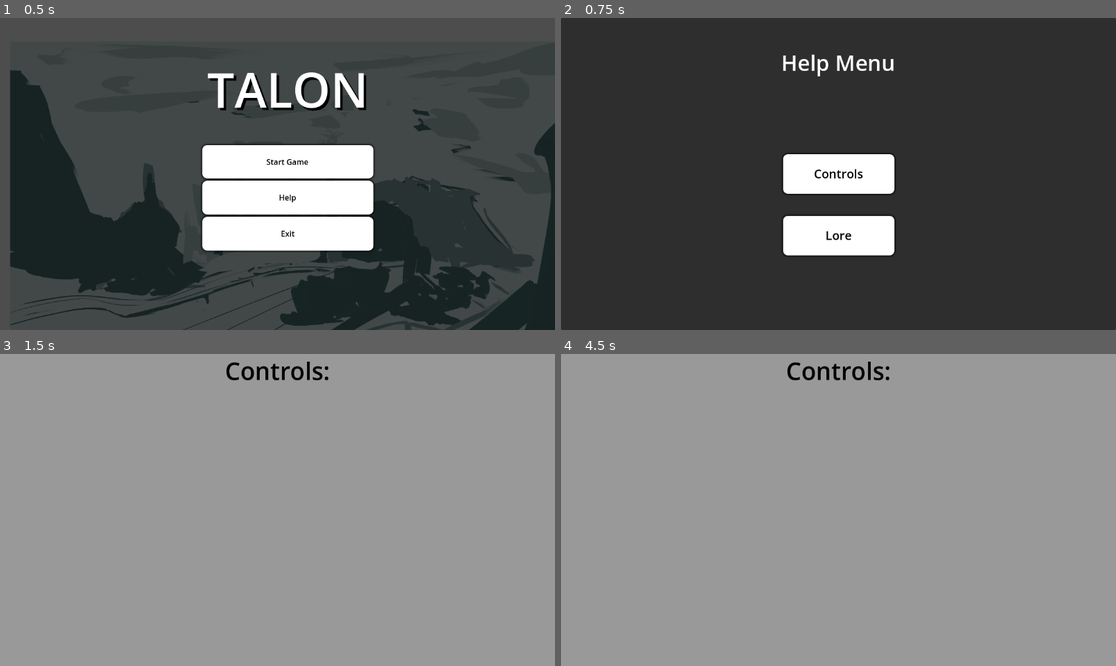
Above: before the commit, frames 1-4 (two rows, left to right).
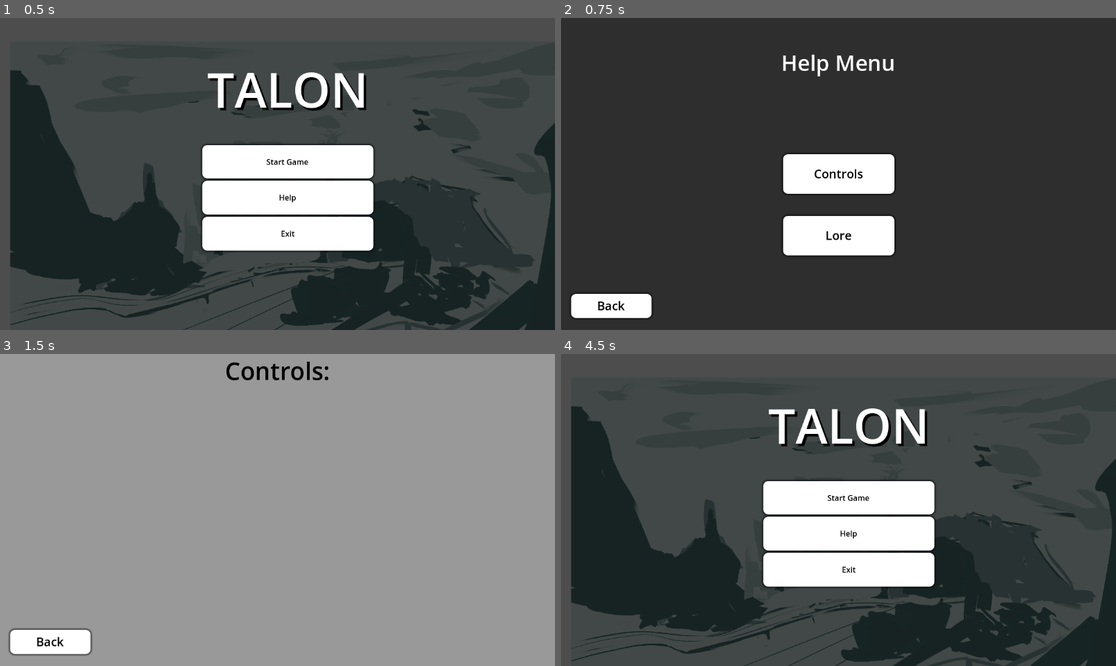
Above: after the commit, the same moments.

Repository: prankorigami/two-layer-tactics
Game: Godot game, scene res://src/scenes/UI/main menu/main_menu.tscn
The game is run twice, just before and just after one commit, with the same random seed, the same clock (stepped at 60 frames per second) and the same inputs.
Inputs (mouse positions are in pixels of both pictures, inside the frame that each line leads up to):
- Up to frame 1 (0.5 s): no input
- Up to frame 2 (0.75 s): click "Help" at 0.5 s
- Up to frame 3 (1.5 s): click "Controls" at 1.25 s
- Up to frame 4 (4.5 s): click (610, 641) at 2 s, where only the run after the commit has a clickable "Back"; click (838, 572) at 2.75 s, where only the run after the commit has a clickable "Lore"; click (610, 637) at 3.5 s, where only the run after the commit has a clickable "Back"; click (610, 641) at 4.25 s, where only the run after the commit has a clickable "Back"

Frame 1 is identical in both runs. In frame 2, 1.1% of the frame differs, in the area x 1-17%, y 88-97%; in frame 3, 1.3%; in frame 4, 100%, in the area x 0-100%, y 0-100%.

Commit message:
back buttons implemented

Diff:
--- /dev/null
+++ b/src/scenes/UI/Help Menu/controls.gd
@@ -0,0 +1,15 @@
+extends Control
+
+
+# Called when the node enters the scene tree for the first time.
+func _ready() -> void:
+	pass # Replace with function body.
+
+
+# Called every frame. 'delta' is the elapsed time since the previous frame.
+func _process(delta: float) -> void:
+	pass
+
+
+func _on_back_pressed() -> void:
+	get_tree().change_scene_to_file("res://src/scenes/UI/Help Menu/help_menu.tscn")
--- a/src/scenes/UI/Help Menu/controls.tscn
+++ b/src/scenes/UI/Help Menu/controls.tscn
@@ -1,6 +1,31 @@
-[gd_scene load_steps=2 format=3 uid="uid://015jrupk8o3p"]
+[gd_scene load_steps=6 format=3 uid="uid://015jrupk8o3p"]
+
+[ext_resource type="Script" path="res://src/scenes/UI/Help Menu/controls.gd" id="1_bh6yl"]
 
 [sub_resource type="StyleBoxFlat" id="StyleBoxFlat_2m0ih"]
+
+[sub_resource type="StyleBoxFlat" id="StyleBoxFlat_ejdlf"]
+corner_radius_top_left = 10
+corner_radius_top_right = 10
+corner_radius_bottom_right = 10
+corner_radius_bottom_left = 10
+shadow_size = 5
+
+[sub_resource type="StyleBoxFlat" id="StyleBoxFlat_5e25t"]
+bg_color = Color(0.443137, 0.443137, 0.443137, 1)
+corner_radius_top_left = 10
+corner_radius_top_right = 10
+corner_radius_bottom_right = 10
+corner_radius_bottom_left = 10
+shadow_size = 5
+
+[sub_resource type="StyleBoxFlat" id="StyleBoxFlat_ldq7n"]
+bg_color = Color(1, 1, 1, 1)
+corner_radius_top_left = 10
+corner_radius_top_right = 10
+corner_radius_bottom_right = 10
+corner_radius_bottom_left = 10
+shadow_size = 5
 
 [node name="Controls" type="Control"]
 layout_mode = 3
@@ -9,6 +34,7 @@
 anchor_bottom = 1.0
 grow_horizontal = 2
 grow_vertical = 2
+script = ExtResource("1_bh6yl")
 
 [node name="Label" type="Label" parent="."]
 layout_mode = 1
@@ -22,3 +48,28 @@
 theme_override_styles/normal = SubResource("StyleBoxFlat_2m0ih")
 text = "Controls:"
 horizontal_alignment = 1
+
+[node name="Button3" type="Button" parent="."]
+layout_mode = 1
+anchors_preset = 8
+anchor_left = 0.5
+anchor_top = 0.5
+anchor_right = 0.5
+anchor_bottom = 0.5
+offset_left = -555.0
+offset_top = 249.0
+offset_right = -388.0
+offset_bottom = 299.0
+grow_horizontal = 2
+grow_vertical = 2
+theme_override_colors/font_hover_color = Color(0, 0, 0, 1)
+theme_override_colors/font_pressed_color = Color(0, 0, 0, 1)
+theme_override_colors/font_focus_color = Color(0, 0, 0, 1)
+theme_override_colors/font_color = Color(0, 0, 0, 1)
+theme_override_font_sizes/font_size = 25
+theme_override_styles/hover = SubResource("StyleBoxFlat_ejdlf")
+theme_override_styles/pressed = SubResource("StyleBoxFlat_5e25t")
+theme_override_styles/normal = SubResource("StyleBoxFlat_ldq7n")
+text = "Back"
+
+[connection signal="pressed" from="Button3" to="." method="_on_back_pressed"]
--- a/src/scenes/UI/Help Menu/help_menu.gd
+++ b/src/scenes/UI/Help Menu/help_menu.gd
@@ -17,3 +17,7 @@
 
 func _on_lore_pressed() -> void:
 	get_tree().change_scene_to_file("res://src/scenes/UI/Help Menu/lore.tscn")
+
+
+func _on_back_pressed() -> void:
+	get_tree().change_scene_to_file("res://src/scenes/UI/main menu/main_menu.tscn")
--- a/src/scenes/UI/Help Menu/help_menu.tscn
+++ b/src/scenes/UI/Help Menu/help_menu.tscn
@@ -102,5 +102,29 @@
 theme_override_styles/normal = SubResource("StyleBoxFlat_rd1el")
 text = "Lore"
 
+[node name="Button3" type="Button" parent="."]
+layout_mode = 1
+anchors_preset = 8
+anchor_left = 0.5
+anchor_top = 0.5
+anchor_right = 0.5
+anchor_bottom = 0.5
+offset_left = -555.0
+offset_top = 249.0
+offset_right = -388.0
+offset_bottom = 299.0
+grow_horizontal = 2
+grow_vertical = 2
+theme_override_colors/font_hover_color = Color(0, 0, 0, 1)
+theme_override_colors/font_pressed_color = Color(0, 0, 0, 1)
+theme_override_colors/font_focus_color = Color(0, 0, 0, 1)
+theme_override_colors/font_color = Color(0, 0, 0, 1)
+theme_override_font_sizes/font_size = 25
+theme_override_styles/hover = SubResource("StyleBoxFlat_fbpod")
+theme_override_styles/pressed = SubResource("StyleBoxFlat_a1po8")
+theme_override_styles/normal = SubResource("StyleBoxFlat_rd1el")
+text = "Back"
+
 [connection signal="pressed" from="Button" to="." method="_on_controls_pressed"]
 [connection signal="pressed" from="Button2" to="." method="_on_lore_pressed"]
+[connection signal="pressed" from="Button3" to="." method="_on_back_pressed"]
--- /dev/null
+++ b/src/scenes/UI/Help Menu/lore.gd
@@ -0,0 +1,15 @@
+extends Control
+
+
+# Called when the node enters the scene tree for the first time.
+func _ready() -> void:
+	pass # Replace with function body.
+
+
+# Called every frame. 'delta' is the elapsed time since the previous frame.
+func _process(delta: float) -> void:
+	pass
+
+
+func _on_back_pressed() -> void:
+	get_tree().change_scene_to_file("res://src/scenes/UI/Help Menu/help_menu.tscn")
--- a/src/scenes/UI/Help Menu/lore.tscn
+++ b/src/scenes/UI/Help Menu/lore.tscn
@@ -1,8 +1,32 @@
-[gd_scene load_steps=3 format=3 uid="uid://cd3p5ujon5hso"]
+[gd_scene load_steps=7 format=3 uid="uid://cd3p5ujon5hso"]
 
 [ext_resource type="Texture2D" uid="uid://byn1evecm6moo" path="res://src/scenes/UI/Help Menu/1966.png" id="1_evc4l"]
+[ext_resource type="Script" path="res://src/scenes/UI/Help Menu/lore.gd" id="1_r22fc"]
 
 [sub_resource type="StyleBoxFlat" id="StyleBoxFlat_12d4e"]
+
+[sub_resource type="StyleBoxFlat" id="StyleBoxFlat_miidq"]
+corner_radius_top_left = 10
+corner_radius_top_right = 10
+corner_radius_bottom_right = 10
+corner_radius_bottom_left = 10
+shadow_size = 5
+
+[sub_resource type="StyleBoxFlat" id="StyleBoxFlat_dlsw5"]
+bg_color = Color(0.443137, 0.443137, 0.443137, 1)
+corner_radius_top_left = 10
+corner_radius_top_right = 10
+corner_radius_bottom_right = 10
+corner_radius_bottom_left = 10
+shadow_size = 5
+
+[sub_resource type="StyleBoxFlat" id="StyleBoxFlat_up46f"]
+bg_color = Color(1, 1, 1, 1)
+corner_radius_top_left = 10
+corner_radius_top_right = 10
+corner_radius_bottom_right = 10
+corner_radius_bottom_left = 10
+shadow_size = 5
 
 [node name="HelpMenu" type="Control"]
 layout_mode = 3
@@ -11,6 +35,7 @@
 anchor_bottom = 1.0
 grow_horizontal = 2
 grow_vertical = 2
+script = ExtResource("1_r22fc")
 
 [node name="Label" type="Label" parent="."]
 layout_mode = 1
@@ -34,6 +59,31 @@
 horizontal_alignment = 1
 
 [node name="1966" type="Sprite2D" parent="."]
-position = Vector2(61, 598)
+position = Vector2(1084, 596)
 scale = Vector2(0.233333, 0.231651)
 texture = ExtResource("1_evc4l")
+
+[node name="Button3" type="Button" parent="."]
+layout_mode = 1
+anchors_preset = 8
+anchor_left = 0.5
+anchor_top = 0.5
+anchor_right = 0.5
+anchor_bottom = 0.5
+offset_left = -560.0
+offset_top = 241.0
+offset_right = -393.0
+offset_bottom = 291.0
+grow_horizontal = 2
+grow_vertical = 2
+theme_override_colors/font_hover_color = Color(0, 0, 0, 1)
+theme_override_colors/font_pressed_color = Color(0, 0, 0, 1)
+theme_override_colors/font_focus_color = Color(0, 0, 0, 1)
+theme_override_colors/font_color = Color(0, 0, 0, 1)
+theme_override_font_sizes/font_size = 25
+theme_override_styles/hover = SubResource("StyleBoxFlat_miidq")
+theme_override_styles/pressed = SubResource("StyleBoxFlat_dlsw5")
+theme_override_styles/normal = SubResource("StyleBoxFlat_up46f")
+text = "Back"
+
+[connection signal="pressed" from="Button3" to="." method="_on_back_pressed"]
